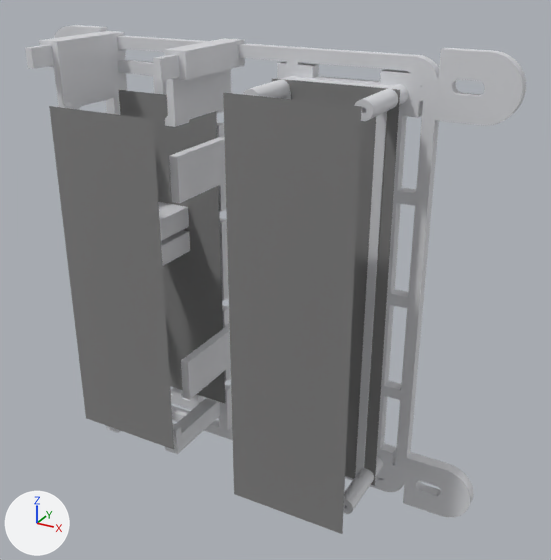
An edit to the glTF model exports/lilygo_hybrid.glb, drawn before and after from the same camera.
Before and after are seen from a camera (50 mm lens) standing at (102.9, -177.2, 85.2) and looking at (10.9, -10.0, 1.6). The axes (+X, +Y, +Z) are drawn at lower left. The lights are the same throughout. The older version comes first.

Names of what the first picture shows: 'a7670_bottom', 'a7670_top', 'carrier', 'simhat_down', 'simhat_up'.
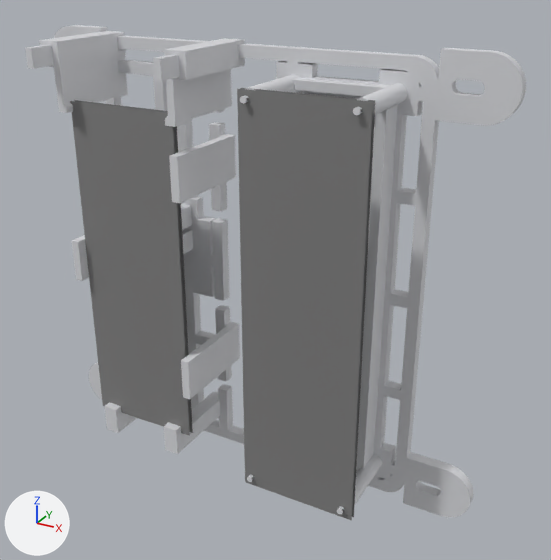
Location of each change, (x1, y1, x2, y2) in pixels of the pictures (551 x 560 px):
'a7670_top', mesh moved: before (223, 93, 362, 534); after (237, 89, 373, 521)
'simhat_up', mesh moved: before (49, 106, 174, 449); after (70, 101, 190, 436)
'simhat_down', mesh moved: before (119, 90, 225, 403); after (74, 100, 193, 433)
'a7670_bottom', mesh moved: before (272, 79, 400, 486); after (241, 88, 375, 517)

Patch to the scene script:
```diff
--- a/exports/lilygo_hybrid.glb.py
+++ b/exports/lilygo_hybrid.glb.py
@@ me_geometry_1 @@
 # used by ob_simhat_down; location = (0.0, 0.0, 0.0)
-me_geometry_1.from_pydata(...)  # 4 vertices, 2 faces; spans x -43.0..-10.0, y -4.7, z -47.4..47.4
+me_geometry_1.from_pydata(...)  # 4 vertices, 2 faces; spans x -43.0..-10.0, y -22.9, z -47.4..47.4
+# me_geometry_1 part 1: the whole mesh is moved by (0.0, -18.2, 0.0)
 me_geometry_1.materials.append(mat_material_0)
@@ me_geometry_2 @@
 # used by ob_simhat_up; location = (0.0, 0.0, 0.0)
-me_geometry_2.from_pydata(...)  # 4 vertices, 2 faces; spans x -43.0..-10.0, y -32.2, z -47.4..47.4
+me_geometry_2.from_pydata(...)  # 4 vertices, 2 faces; spans x -43.0..-10.0, y -24.4, z -47.4..47.4
+# me_geometry_2 part 2: the whole mesh is moved by (0.0, 7.8, 0.0)
 me_geometry_2.materials.append(mat_material_1)
@@ me_geometry_3 @@
 # used by ob_a7670_top; location = (0.0, 0.0, 0.0)
-me_geometry_3.from_pydata(...)  # 4 vertices, 2 faces; spans x 10.0..43.1, y -32.2, z -55.3..55.3
+me_geometry_3.from_pydata(...)  # 4 vertices, 2 faces; spans x 10.0..43.1, y -26.4, z -55.3..55.3
+# me_geometry_3 part 3: the whole mesh is moved by (0.0, 5.9, 0.0)
 me_geometry_3.materials.append(mat_material_2)
@@ me_geometry_4 @@
 # used by ob_a7670_bottom; location = (0.0, 0.0, 0.0)
-me_geometry_4.from_pydata(...)  # 4 vertices, 2 faces; spans x 10.0..43.1, y -10.1, z -55.3..55.3
+me_geometry_4.from_pydata(...)  # 4 vertices, 2 faces; spans x 10.0..43.1, y -24.9, z -55.3..55.3
+# me_geometry_4 part 4: the whole mesh is moved by (0.0, -14.8, 0.0)
 me_geometry_4.materials.append(mat_material_3)
```
